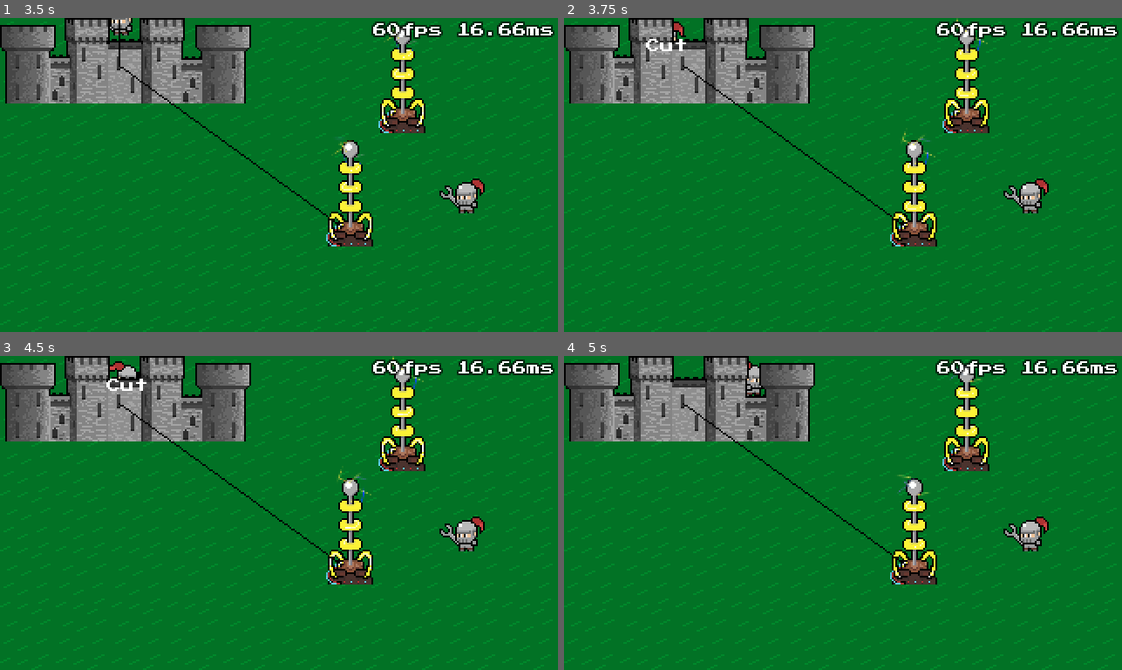
Above: before the commit, frames 1-4 (two rows, left to right).
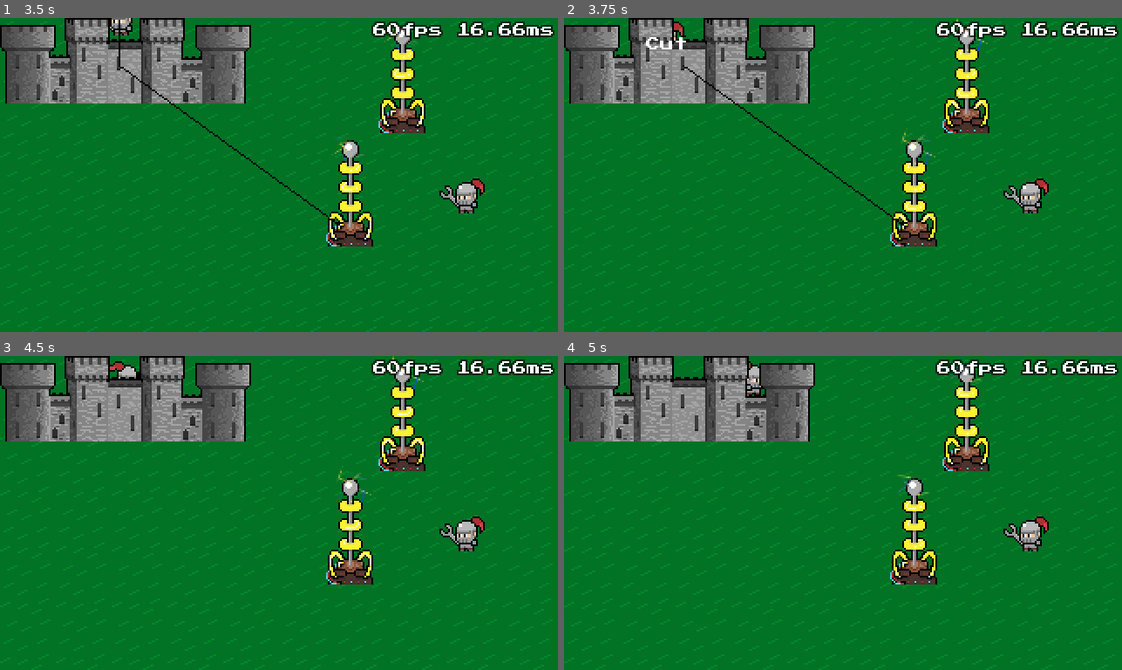
Above: after the commit, the same moments.

Repository: GreenDjango/GMTK2021
Game: Godot game, scene res://src/scenes/Game.tscn
Two runs of this game, one before a commit and one after it. Both use one fixed random seed, a clock stepped at 60 frames per second and the inputs below.
Inputs:
- Up to frame 1 (3.5 s): tap Enter (ui_accept) at 0.5, 0.77, 0.8, 1.07, 1.35, 1.52, 1.82, 2.3, 3.02, 3.32 s; hold C (cut, bound only after the commit) 0.53-1.28 s; hold Up (up) 0.53-2.03 s; tap C (cut, bound only after the commit) at 1.55, 2.85 s; hold C (cut, bound only after the commit) 2.03-2.78 s; hold Left (left) from 2.03 s (still down)
- Up to frame 2 (3.75 s): release Left (left) at 3.53 s; hold Down (down) from 3.53 s (still down); hold Enter (ui_accept) from 3.53 s (still down)
- Up to frame 3 (4.5 s): release Down (down) at 4.28 s; release Enter (ui_accept) at 4.28 s; hold Right (right) from 4.28 s (still down); tap C (cut, bound only after the commit) at 4.35 s
- Up to frame 4 (5 s): keep holding Right (right); tap Enter (ui_accept) at 4.52, 4.82 s

Frame 1 is identical in both runs. In frame 2, less than 0.1% of the frame differs, in the area x 14-22%, y 6-11%; in frame 3, 0.3%, in the area x 19-61%, y 7-67%; in frame 4, 0.2%.
Error before the commit: Division By Zero in operator '/'. (res://src/scripts/Game.gd:83)
Error after the commit: Division By Zero in operator '/'. (res://src/scripts/Game.gd:94)

Commit message:
ADD: cut action

Diff:
--- a/project.godot
+++ b/project.godot
@@ -14,14 +14,20 @@
 "language": "GDScript",
 "path": "res://src/scripts/Cable.gd"
 }, {
-"base": "Node2D",
+"base": "TowerInterface",
 "class": "Tower",
 "language": "GDScript",
 "path": "res://src/scripts/Tower.gd"
+}, {
+"base": "Node2D",
+"class": "TowerInterface",
+"language": "GDScript",
+"path": "res://src/scripts/TowerInterface.gd"
 } ]
 _global_script_class_icons={
 "Cable": "",
-"Tower": ""
+"Tower": "",
+"TowerInterface": ""
 }
 
 [application]
@@ -105,6 +111,11 @@
 , Object(InputEventKey,"resource_local_to_scene":false,"resource_name":"","device":0,"alt":false,"shift":false,"control":false,"meta":false,"command":false,"pressed":false,"scancode":90,"unicode":0,"echo":false,"script":null)
  ]
 }
+cut={
+"deadzone": 0.5,
+"events": [ Object(InputEventKey,"resource_local_to_scene":false,"resource_name":"","device":0,"alt":false,"shift":false,"control":false,"meta":false,"command":false,"pressed":false,"scancode":67,"unicode":0,"echo":false,"script":null)
+ ]
+}
 
 [physics]
 
--- a/src/nodes/Castle.tscn
+++ b/src/nodes/Castle.tscn
@@ -1,18 +1,20 @@
-[gd_scene load_steps=4 format=2]
+[gd_scene load_steps=5 format=2]
 
 [ext_resource path="res://assets/sprites/castle.png" type="Texture" id=1]
+[ext_resource path="res://src/scripts/Castle.gd" type="Script" id=2]
 
-[sub_resource type="CapsuleShape2D" id=2]
+[sub_resource type="CapsuleShape2D" id=1]
 radius = 34.8373
 height = 105.409
 
-[sub_resource type="RectangleShape2D" id=1]
+[sub_resource type="RectangleShape2D" id=2]
 extents = Vector2( 69, 12 )
 
 [node name="Castle" type="StaticBody2D" groups=[
 "castle",
 "tower",
 ]]
+script = ExtResource( 2 )
 __meta__ = {
 "_edit_lock_": true
 }
--- a/src/scripts/Cable.gd
+++ b/src/scripts/Cable.gd
@@ -2,12 +2,12 @@
 
 class_name Cable
 
-var from := Vector2() setget setFrom, getFrom
-var to := Vector2() setget setTo, getTo
+var from := Vector2.ZERO setget setFrom, getFrom
+var to := Vector2.ZERO setget setTo, getTo
 var target : Node2D = null
 
-var ref_in : Node2D = null
-var ref_out : Node2D = null
+var ref_in : Node2D = null setget setRefIn
+var ref_out : Node2D = null setget setRefOut
 
 func _process(_delat : float):
 	if visible && target:
@@ -15,6 +15,13 @@
 
 func _draw():
 	draw_line(from, to, Color.black, 1)
+
+func reset():
+	setFrom(Vector2.ZERO)
+	setTo(Vector2.ZERO)
+	target = null
+	ref_in = null
+	ref_out = null
 
 func setFrom(param : Vector2):
 	from = to_local(param)
@@ -29,3 +36,13 @@
 
 func getTo():
 	return to_global(to)
+
+func setRefIn(param : Node2D):
+	if "ref_cables" in param && param.ref_cables is Array:
+		param.ref_cables.push_back(self)
+	ref_in = param
+
+func setRefOut(param : Node2D):
+	if "ref_cables" in param && param.ref_cables is Array:
+		param.ref_cables.push_back(self)
+	ref_out = param
--- /dev/null
+++ b/src/scripts/Castle.gd
@@ -0,0 +1 @@
+extends TowerInterface
--- a/src/scripts/Game.gd
+++ b/src/scripts/Game.gd
@@ -6,6 +6,7 @@
 onready var castle := $YSort/Castle
 onready var cables := $Cables
 onready var main_cable := $MainCable
+var active_cable : Cable = null
 
 func _ready():
 	$CanvasLayer/DebugLabel.visible = Globals.is_debug
@@ -17,45 +18,55 @@
 		var process_time : float = Performance.get_monitor(Performance.TIME_PROCESS) * 1000
 		var fps = Engine.get_frames_per_second()
 		$CanvasLayer/DebugLabel.text = str(fps) + "fps " + str(process_time).pad_decimals(2) + "ms"
-	var find_cable := false
+
+func _physics_process(_delta : float):
+	active_cable = null
 	for cable in cables.get_children():
 		var section = is_under_cable(cable.from, cable.to, player.action_shape)
 		if section:
 			$Message.text = 'Cut'
 			$Message.rect_position = player.global_position - $Message.rect_size / 2
 			$Message.visible = true
-			find_cable = true
+			active_cable = cable
 			break
-	if !find_cable:
+	if !active_cable:
 		$Message.visible = false
-	# $Sprite.visible = find_cable
 
 func _input(event : InputEvent):
 	if event.is_action_pressed("ui_accept"):
 		var nearbyTowers : Array = player.get_nearby_towers()
 		var tower : Node2D = nearbyTowers.pop_back()
 		if player.is_grab && tower:
-			var new_cable : Cable = cable_scene.instance()
-			cables.add_child(new_cable)
-			new_cable.from = main_cable.from
-			new_cable.to = tower.get_node("CableFix").global_position
-			release_cable()
+			put_cable(tower)
 		elif !player.is_grab && tower:
-			grab_cable(tower.get_node("CableFix").global_position)
+			grab_cable(tower)
+	if event.is_action_pressed("cut"):
+		if active_cable:
+			# TODO: erase cable ref in towers
+			print(active_cable.ref_in, active_cable.ref_out)
+			active_cable.queue_free()
+
+func grab_cable(tower : Node2D):
+	main_cable.from = tower.get_cablefix().global_position
+	main_cable.target = player
+	main_cable.ref_in = tower
+	main_cable.ref_out = player
+	main_cable.visible = true
+	player.is_grab = true
+
+func put_cable(tower : Node2D):
+	var new_cable : Cable = cable_scene.instance()
+	cables.add_child(new_cable)
+	new_cable.from = main_cable.from
+	new_cable.to = tower.get_cablefix().global_position
+	new_cable.ref_in = main_cable.ref_in
+	new_cable.ref_out = tower
+	release_cable()
 
 func release_cable():
+	main_cable.reset()
 	main_cable.visible = false
 	player.is_grab = false
-
-func grab_cable(from : Vector2):
-	main_cable.from = from
-	main_cable.target = player
-	player.is_grab = true
-	main_cable.visible = true
-
-func put_cable(from : Vector2, to : Vector2):
-	main_cable.from = from
-	main_cable.to = to
 
 func is_under_cable(cable_start : Vector2, cable_end : Vector2, player_area : CollisionShape2D) -> bool:
 	#      A: circle
--- a/src/scripts/Player.gd
+++ b/src/scripts/Player.gd
@@ -52,6 +52,7 @@
 	# warning-ignore:return_value_discarded
 	move_and_slide(velocity)
 
+# don't use for now
 func get_nearby_castles() -> Array:
 	var areas = action_area.get_overlapping_areas()
 	var castles = []
--- a/src/scripts/Tower.gd
+++ b/src/scripts/Tower.gd
@@ -1,4 +1,4 @@
-extends Node2D
+extends TowerInterface
 
 class_name Tower
 
--- /dev/null
+++ b/src/scripts/TowerInterface.gd
@@ -0,0 +1,8 @@
+extends Node2D
+
+class_name TowerInterface
+
+var ref_cables : Array = []
+
+func get_cablefix() -> Position2D:
+	return get_node("CableFix") as Position2D
Not shown: 2 places in src/nodes/Castle.tscn that only renumber resources
Not shown: 3 places in src/scenes/Game.tscn that only renumber resources
